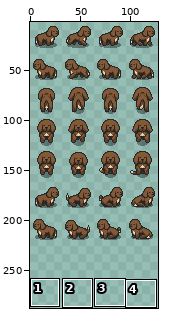
Two states of a pixel-art file, aseprite/dogs/spaniel-brown.aseprite. Above, an overview of the earlier version with the close-up marked.
Close-up. Old version:
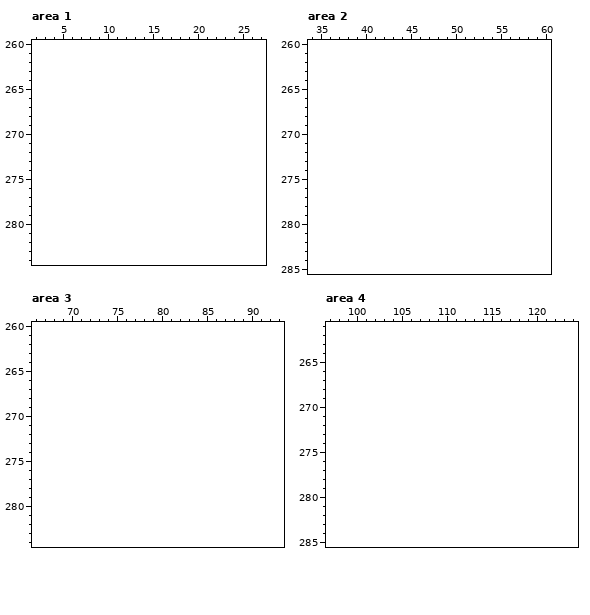
128x224 pixels, 1 frame. Shown: area 1: x 2..27, y 260..284; area 2: x 34..60, y 260..285; area 3: x 66..93, y 260..284; area 4: x 97..124, y 261..285. The old version is drawn lined up with the new one, on the new canvas. The wide view leaves out empty margins. The commit also changed other parts of the picture, which this record leaves out.
After:
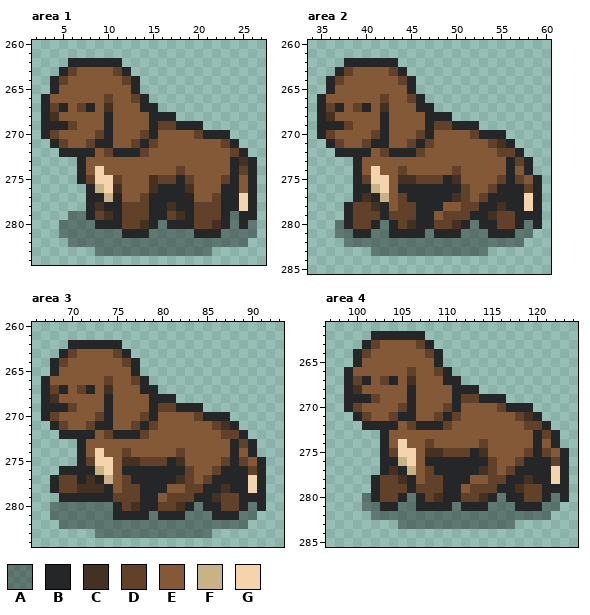
Palette (. is transparent): A #0000005d  B #252628  C #443122  D #61412a  E #845937  F #c9b285  G #f4d4ad
Difference:
canvas 128x224 -> 128x288
Changed rows in their new state; - is an unchanged pixel.
Area 1:
first column x 3:
262 ---BBBBBB---------------
263 --BDEEEEDB--------------
264 -BDEEEEEEDB-------------
265 -BEEEEEEEEB-------------
266 BEEEEEEDEEDB------------
267 BDBEDBECEEEBB-----------
268 BCEEEEEBEEEEBBB---------
269 BBBDEEEBEEEEBDDBBB------
270 BDEEEEDBEEEDBEEEEDBBB---
271 -BDEEDBBEEDBDEEEEEEEDB--
272 --BBBBEDBBBDEEEEEEEEEDB-
273 ----BEEEEEEEEEEEEEEEEBCB
274 ----BEGEEEEEEEEDEEEEEBDB
275 ----BDGGDEEECDDBDEEEDBEB
276 -----BFGCEEECBBBCEEEBBEB
277 -----BBFBEEDBBBBBEEDBBGB
278 -----BCBBDDDBBCBBDDDBBGB
279 ---AABDCBDDDBBDCBDDDBABB
280 --AAAABBBDDCBABBBDDCBABA
281 --AAAAAAABBBAAAAABBBAAAA
282 ---AAAAAAAAAAAAAAAAAAAA-
283 ------AAAAAAAAAAAAA-----
Area 2:
first column x 35:
262 ---BBBBBB----------------
263 --BDEEEEDB---------------
264 -BDEEEEEEDB--------------
265 -BEEEEEEEEB--------------
266 BEEEEEEDEEDB-------------
267 BDBEDBECEEEBB------------
268 BCEEEEEBEEEEBBB----------
269 BBBDEEEBEEEEBDDBBB-------
270 BDEEEEDBEEEDBEEEEDBBB----
271 -BDEEDBBEEDBDEEEEEEDCB---
272 --BBBBEDBBBDEEEEEEEEDDB--
273 ----BEEEEEEEEEEEEEEEEBDB-
274 ----BEGEEDEEEEEDEEEEEBEB-
275 ----BDGGECCDDDBCEEEEDBDEB
276 ----BBFGEBBBBBBBDEEDBBBDB
277 ----BCBFEDBBBBBCDEDBBBBGB
278 ---BDDCBEDDBBBEEDDBBCBBGB
279 ---BDDDBDDDBBEDDDBBCDDBBB
280 --ABDDBABDCBBDDCBABBDDBAB
281 --AABBAABBBBABBBAAABBBAA-
282 ---AAAAAAAAAAAAAAAAAAAA--
283 ------AAAAAAAAAAAAA------
Area 3:
first column x 67:
262 ---BBBBBB----------------
263 --BDEEEEDB---------------
264 -BDEEEEEEDB--------------
265 -BEEEEEEEEB--------------
266 BEEEEEEDEEDB-------------
267 BDBEDBECEEEBB------------
268 BCEEEEEBEEEEBBB----------
269 BBBDEEEBEEEEBDDBBB-------
270 BDEEEEDBEEEDBEEEEDBBB----
271 -BDEEDBBEEDBDEEEEEEDCB---
272 --BBBBEDBBBDEEEEEEEEDDB--
273 ----BEEEEEEEEEEEEEEEEBDB-
274 ----BEGEEDEEEEEDEEEEEBEB-
275 ----BDGGECCDDDBCEEEEDBDEB
276 --BBBBFGEBBBBBBBDEEDBBBDB
277 -BDDBCBFEDBBBBBCDEDBBBBGB
278 -BDDCCCBEDDBBBEEDDBBCBBGB
279 --BBBBBBDDDBBEDDDBBCDDBBB
280 -AAAAAAABDCBBDDCBABBDDBAB
281 -AAAAAAABBBBABBBAAABBBAA-
282 --AAAAAAAAAAAAAAAAAAAAA--
283 ------AAAAAAAAAAAAA------
Area 4:
first column x 99:
262 ---BBBBBB----------------
263 --BDEEEEDB---------------
264 -BDEEEEEEDB--------------
265 -BEEEEEEEEB--------------
266 BEEEEEEDEEDB-------------
267 BDBEDBECEEEBB------------
268 BCEEEEEBEEEEBBB----------
269 BBBDEEEBEEEEBDDBBB-------
270 BDEEEEDBEEEDBEEEEDBBB----
271 -BDEEDBBEEDBDEEEEEEDCB---
272 --BBBBEDBBBDEEEEEEEEDDB--
273 ----BEEEEEEEEEEEEEEEEBDB-
274 ----BEGEEDEEEEEDEEEEEBEB-
275 ----BDGGECCDDDBCEEEEDBDEB
276 ----BBFGEBBBBBBBDEEDBBBDB
277 ----BCBFEDBBBBBCDEDBBBBGB
278 ---BDDCBEDDBBBEEDDBBCBBGB
279 ---BDDDBDDDBBEDDDBBCDDBBB
280 --ABDDBABDCBBDDCBABBDDBAB
281 --AABBAABBBBABBBAAABBBAA-
282 ---AAAAAAAAAAAAAAAAAAAA--
283 ------AAAAAAAAAAAAA------
Changed places in both close-ups, as pixel boxes (x1, y1, x2, y2):
added: (41, 58, 257, 256)
added: (317, 58, 542, 256)
added: (41, 340, 266, 538)
added: (344, 331, 569, 529)
